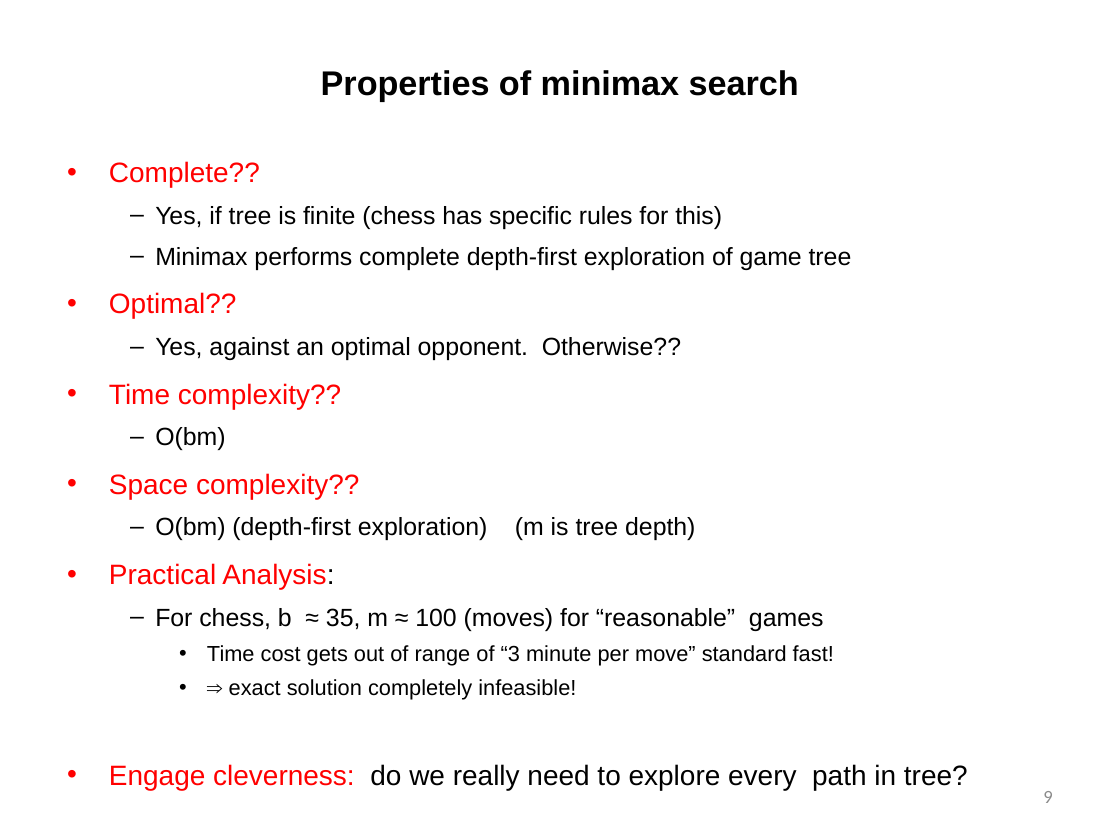
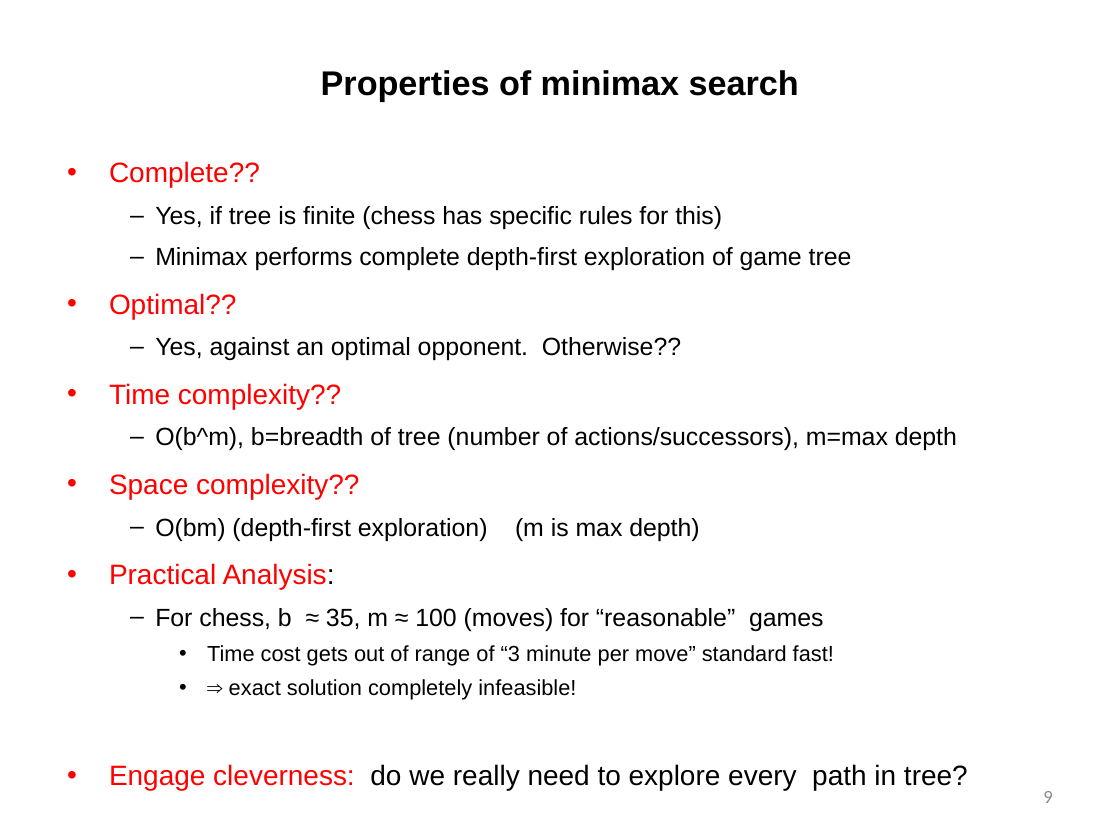
Before and after one commit to tdhock/cs470-570-spring-2023, a slide deck: slide 9 of slides/chapter5.pptx. Drawn at 1120x840 pixels with LibreOffice and Linux fonts; fonts in the diff are those of the drawing. Boxes give left, top, right and bottom in pixels: in the first picture for what was removed or moved away, otherwise in the second. Text is boxed around its words. In the diff, an @@ line names an element or a change of style, - is before the commit and + after.

```diff
--- a/slides/chapter5.pptx
+++ b/slides/chapter5.pptx
@@ text at [155,206,852,631]: indent changed @@
@@ text at [155,427,957,450]: text changed @@
-  – O(bm)
+  – O(b^m), b=breadth of tree (number of actions/successors), m=max depth
@@ text at [155,518,699,541]: text changed @@
-  – O(bm) (depth-first exploration) (m is tree depth)
+  – O(bm) (depth-first exploration) (m is max depth)
```
Also in this commit, not shown: 24 other slides changed, 2 other files.
